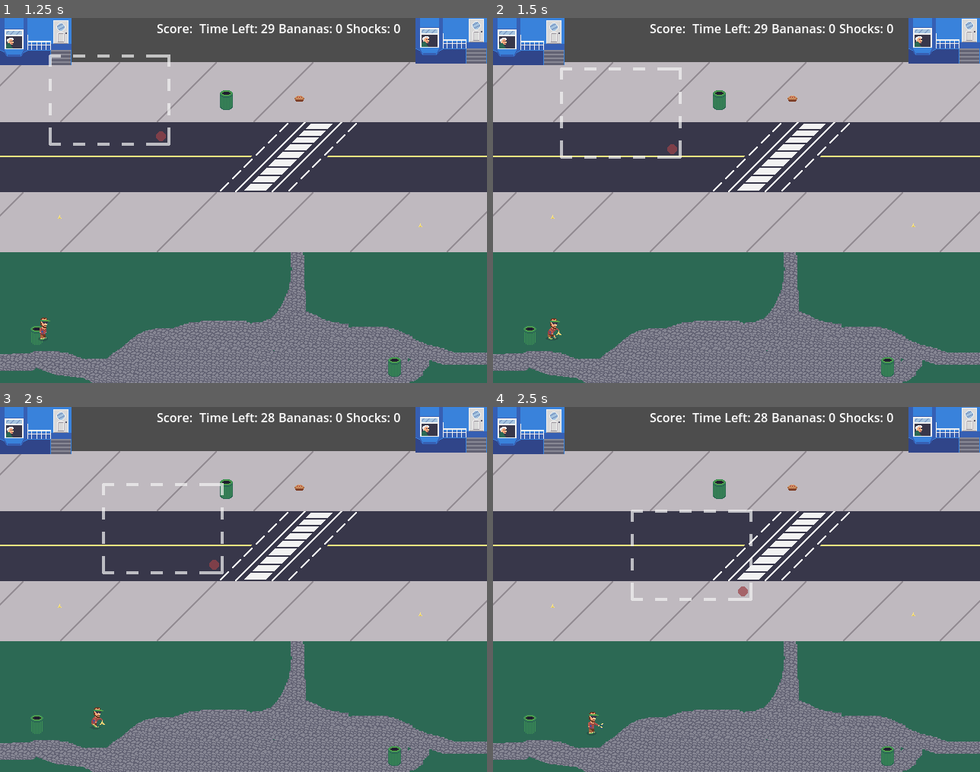
Above: before the commit, frames 1-4 (two rows, left to right).
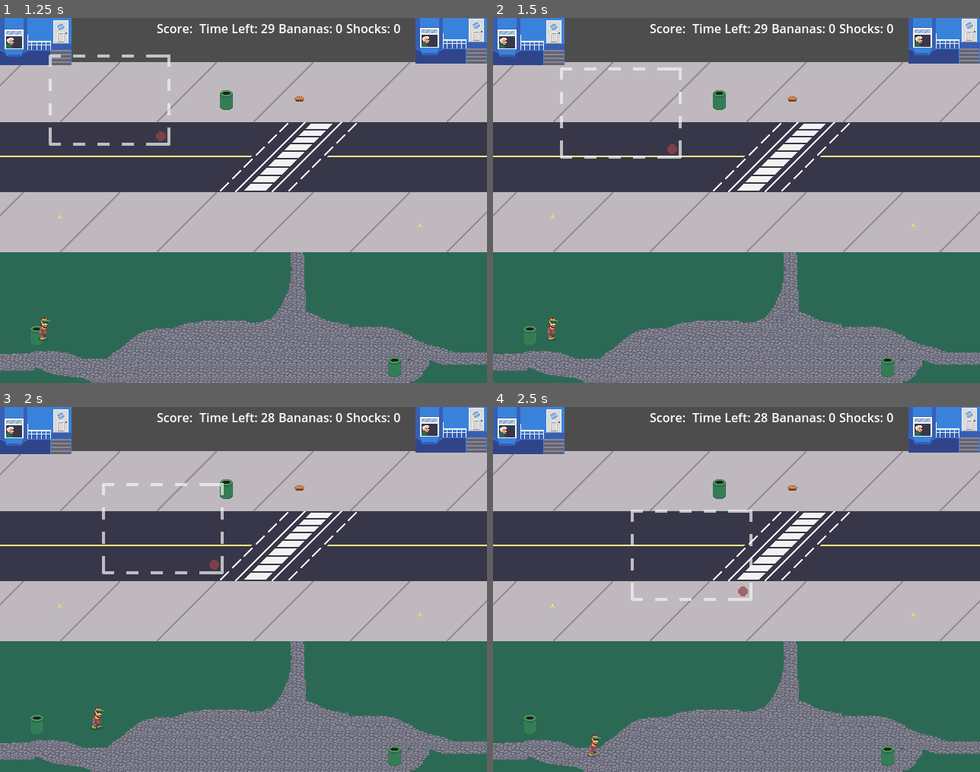
Above: after the commit, the same moments.

Repository: CarsonWebster/Game-of-Gags
Game: Godot game, scene res://Scenes/main_menu.tscn
The game is run twice, just before and just after one commit, with the same random seed, the same clock (stepped at 60 frames per second) and the same inputs.
Inputs:
- Up to frame 1 (1.25 s): click "Play Game" at 0.5 s
- Up to frame 2 (1.5 s): hold D (walk_right) from 1.28 s (still down); hold J (attack1) from 1.28 s (still down)
- Up to frame 3 (2 s): keep holding D (walk_right); keep holding J (attack1); tap K (attack2) at 1.55 s
- Up to frame 4 (2.5 s): release D (walk_right) at 2.03 s; release J (attack1) at 2.03 s; hold S (walk_down) from 2.03 s (still down); tap K (attack2) at 2.1 s; tap L (attack3) at 2.3 s

Frame 1 is identical in both runs. In frame 2, less than 0.1% of the frame differs, in the area x 11-15%, y 82-89%; in frame 3, less than 0.1%; in frame 4, 0.2%, in the area x 19-23%, y 83-97%.

Commit message:
banana traps

Diff:
--- a/Autoloads/CollectableSignalBus.gd
+++ b/Autoloads/CollectableSignalBus.gd
@@ -6,6 +6,10 @@
 signal banana_collected(resourece: BaseCollectableResource)
 signal pie_collected(resourece: BaseCollectableResource)
 signal shock_collected(resourece: BaseCollectableResource)
+
+signal banana_dropped(resource: BaseCollectableResource)
+signal pie_dropped(resource: BaseCollectableResource)
+signal shock_dropped(resource: BaseCollectableResource)
 #endregion
 
 #region ui update signals
@@ -24,12 +28,18 @@
 
 func emit_banana_collected(resourece: BaseCollectableResource) -> void:
 	banana_collected.emit(resourece)
+func emit_banana_dropped(resource: BaseCollectableResource) -> void:
+	banana_dropped.emit(resource)
 
 func emit_pie_collected(resourece: BaseCollectableResource) -> void:
 	pie_collected.emit(resourece)
+func emit_pie_dropped(resource: BaseCollectableResource) -> void:
+	pie_dropped.emit(resource)
 
 func emit_shock_collected(resourece: BaseCollectableResource) -> void:
 	shock_collected.emit(resourece)
+func emit_shock_dropped(resource: BaseCollectableResource) -> void:
+	shock_dropped.emit(resource)
 
 
 func emit_on_collected(resourece: BaseCollectableResource) -> void:
--- /dev/null
+++ b/Scenes/banana_trap.tscn
@@ -0,0 +1,16 @@
+[gd_scene load_steps=3 format=3 uid="uid://dtcv83atmosyg"]
+
+[ext_resource type="Texture2D" uid="uid://bgeyk0pp2ox1m" path="res://Assets/objects/banana-peel.png" id="1_atri0"]
+
+[sub_resource type="CircleShape2D" id="CircleShape2D_pv1by"]
+radius = 9.0
+
+[node name="BananaTrap" type="Node2D"]
+
+[node name="Sprite2D" type="Sprite2D" parent="."]
+texture = ExtResource("1_atri0")
+
+[node name="Area2D" type="Area2D" parent="."]
+
+[node name="CollisionShape2D" type="CollisionShape2D" parent="Area2D"]
+shape = SubResource("CircleShape2D_pv1by")
--- a/Scenes/player.tscn
+++ b/Scenes/player.tscn
@@ -1,8 +1,9 @@
-[gd_scene load_steps=46 format=3 uid="uid://yx8ru4t7xdym"]
+[gd_scene load_steps=47 format=3 uid="uid://yx8ru4t7xdym"]
 
 [ext_resource type="Script" path="res://Scripts/player.gd" id="1_obtye"]
 [ext_resource type="Texture2D" uid="uid://bq4qkloff83gy" path="res://Assets/player/player-stand.png" id="2_7acw1"]
 [ext_resource type="PackedScene" uid="uid://cdqvs40i20m17" path="res://Scenes/pie_projectile.tscn" id="2_oqtrl"]
+[ext_resource type="PackedScene" uid="uid://dtcv83atmosyg" path="res://Scenes/banana_trap.tscn" id="3_i5fui"]
 [ext_resource type="Texture2D" uid="uid://b2kowttrnwbbv" path="res://Assets/player/player-pie-throw-spritesheet.png" id="3_vpq03"]
 [ext_resource type="Texture2D" uid="uid://bl28vks56xfn" path="res://Assets/player/player-banana-drop-spritesheet.png" id="3_vw2ce"]
 [ext_resource type="Texture2D" uid="uid://dsuuvuciiakhc" path="res://Assets/player/player-banana-walk-spritesheet.png" id="4_fnmqy"]
@@ -287,10 +288,13 @@
 motion_mode = 1
 script = ExtResource("1_obtye")
 pie_projectile = ExtResource("2_oqtrl")
+banana_trap = ExtResource("3_i5fui")
 
 [node name="AnimatedSprite2D" type="AnimatedSprite2D" parent="."]
 sprite_frames = SubResource("SpriteFrames_fubbr")
-animation = &"Walk"
+animation = &"Banana Drop"
+frame = 3
+frame_progress = 1.0
 
 [node name="CollisionShape2D" type="CollisionShape2D" parent="."]
 position = Vector2(0, 11)
@@ -307,4 +311,7 @@
 [node name="PieSpawnPoint" type="Marker2D" parent="."]
 position = Vector2(10, 0)
 
+[node name="BananaSpawnPoint" type="Marker2D" parent="."]
+position = Vector2(0, 13)
+
 [connection signal="animation_finished" from="AnimatedSprite2D" to="." method="_on_animated_sprite_2d_animation_finished"]
--- a/Scripts/player.gd
+++ b/Scripts/player.gd
@@ -9,6 +9,7 @@
 @export var SPRINT_MULTIPLIER = 3.0
 
 @export var pie_projectile: PackedScene
+@export var banana_trap: PackedScene
 
 var screen_size
 
@@ -29,28 +30,28 @@
 func set_state(new_state: PlayerState):
 	if current_state != new_state:
 		current_state = new_state
-		#print(current_state)
 
 func _ready():
 	screen_size = get_viewport_rect().size
 	current_state = PlayerState.IDLE
 
 func _process(_delta):
-	if Input.is_action_pressed("attack1"):
+	if Input.is_action_pressed("attack1") and player_stats.current_bananas > 0:
 		set_state(PlayerState.BANANA_WALK)
-	if Input.is_action_just_released("attack1"):
+	if Input.is_action_just_released("attack1") and player_stats.current_bananas > 0:
 		set_state(PlayerState.BANANA)
-	if Input.is_action_pressed("attack2"):
+		drop_banana()
+	if Input.is_action_pressed("attack2") and player_stats.current_pies > 0:
 		set_state(PlayerState.PIE_WALK)
-	if Input.is_action_just_released("attack2"):
+	if Input.is_action_just_released("attack2") and player_stats.current_pies > 0:
 		set_state(PlayerState.PIE)
-	if Input.is_action_pressed("attack3"):
+	if Input.is_action_pressed("attack3") and player_stats.current_shocks > 0:
 		set_state(PlayerState.SHOCK)
 
 
 func _physics_process(_delta):
 	# Get input if we are in IDLE or WALK state
-	if current_state == PlayerState.IDLE or current_state == PlayerState.WALK or current_state == PlayerState.BANANA_WALK or current_state == PlayerState.PIE_WALK:
+	if current_state in MoveableStates:
 		var horizontal_direction = Input.get_axis("walk_left", "walk_right")
 		if horizontal_direction:
 			velocity.x = horizontal_direction * HORIZONTAL_SPEED
@@ -110,9 +111,25 @@
 	match animated_sprite.animation:
 		"Pie Throw":
 			set_state(PlayerState.IDLE)
-			var pie = pie_projectile.instantiate()
-			owner.add_child(pie)
-			pie.position = $PieSpawnPoint.global_position
-			pie.throw(animated_sprite.flip_h)
+			throw_pie()
+		"Banana Drop":
+			set_state(PlayerState.IDLE)
+			drop_banana()
 		_:
 			set_state(PlayerState.IDLE)
+
+func throw_pie():
+	if player_stats.current_pies > 0:
+		player_stats.on_pie_dropped()
+		var pie = pie_projectile.instantiate()
+		owner.add_child(pie)
+		pie.position = $PieSpawnPoint.global_position
+		pie.throw(animated_sprite.flip_h)
+
+func drop_banana():
+	if player_stats.current_bananas > 0:
+		#print("banana")
+		player_stats.on_banana_dropped()
+		var banana = banana_trap.instantiate()
+		owner.add_child(banana)
+		banana.position = $BananaSpawnPoint.global_position
--- a/Scripts/player_stat_handler.gd
+++ b/Scripts/player_stat_handler.gd
@@ -7,8 +7,11 @@
 
 func _ready():
 	CollectableSignalBus.banana_collected.connect(on_banana_collected)
+	CollectableSignalBus.banana_dropped.connect(on_banana_dropped)
 	CollectableSignalBus.pie_collected.connect(on_pie_collected)
+	CollectableSignalBus.pie_dropped.connect(on_pie_dropped)
 	CollectableSignalBus.shock_collected.connect(on_shock_collected)
+	CollectableSignalBus.shock_dropped.connect(on_shock_dropped)
 
 	CollectableSignalBus.emit_on_update_banana(current_bananas)
 	CollectableSignalBus.emit_on_update_pie(current_pies)
@@ -17,11 +20,21 @@
 func on_banana_collected(resource: BaseCollectableResource) -> void:
 	current_bananas += resource.value
 	CollectableSignalBus.emit_on_update_banana(current_bananas)
+func on_banana_dropped() -> void:
+	current_bananas -= 1
+	CollectableSignalBus.emit_on_update_banana(current_bananas)
 
 func on_pie_collected(resource: BaseCollectableResource) -> void:
 	current_pies += resource.value
 	CollectableSignalBus.emit_on_update_pie(current_pies)
+func on_pie_dropped() -> void:
+	current_pies -= 1
+	CollectableSignalBus.emit_on_update_banana(current_bananas)
+
 
 func on_shock_collected(resource: BaseCollectableResource) -> void:
 	current_shocks += resource.value
 	CollectableSignalBus.emit_on_update_shocks(current_shocks)
+func on_shock_dropped() -> void:
+	current_shocks -= 1
+	CollectableSignalBus.emit_on_update_banana(current_bananas)
